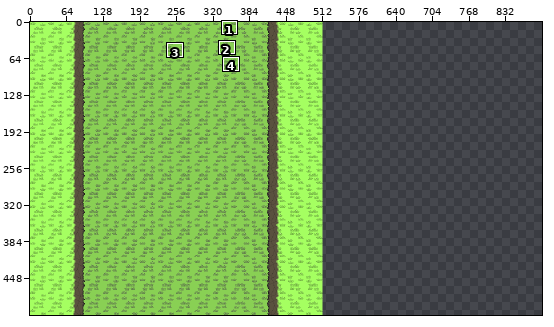
Sprite sheet: cliffgrass.png. The first picture is a wide view before the edit; the outline marks the close-up.
Close-up. Before:
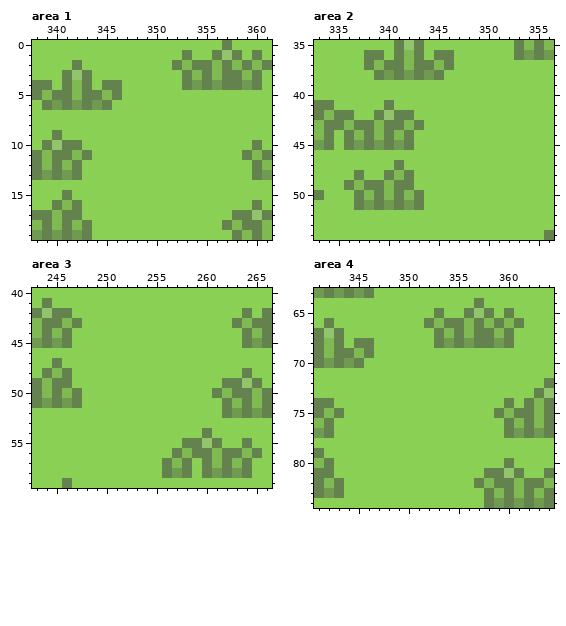
The file is 512x512 pixels. Shown: area 1: x 338..361, y 0..19; area 2: x 333..356, y 35..54; area 3: x 243..266, y 40..59; area 4: x 341..364, y 63..84. The old version is drawn lined up with the new one, on the new canvas. The commit also changed other parts of the picture, which this record leaves out.
New version:
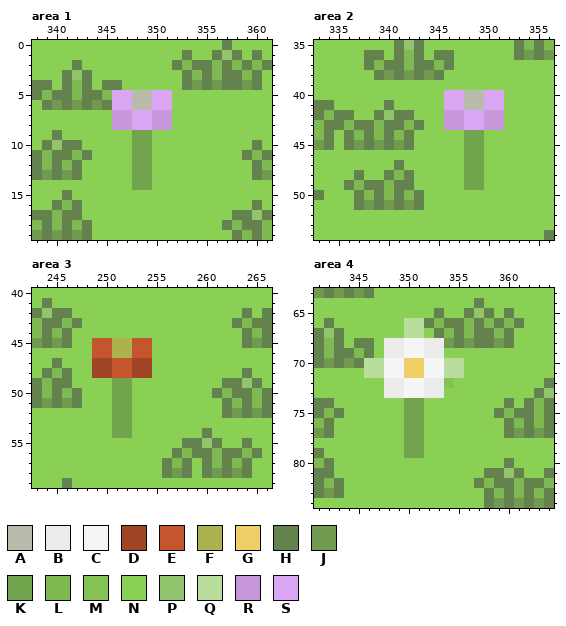
Palette (. is transparent): A #b6bca9  B #ebebeb  C #f5f5f5  D #9f4425  E #c4552d  F #abb24e  G #edcf65  H #64824d  J #709a50  K #72a34d  L #7eba51  M #84c157  N #89d054  P #92c46d  Q #b8dd9c  R #c799dc  S #daa5f3
Change:
{"change": "canvas 512x512 -> 896x512"}
{"where": "area 1"}
{"y":5,"x":346,"old":"HNNNNN","new":"SSAASS"}
{"y":6,"x":346,"old":"NNNNNN","new":"SSAASS"}
{"y":7,"x":346,"old":"NNNNNN","new":"RRSSRR"}
{"y":8,"x":346,"old":"NNNNNN","new":"RRSSRR"}
{"y":9,"x":348,"old":"NN","new":"KK"}
{"y":10,"x":348,"old":"NN","new":"KK"}
{"y":11,"x":348,"old":"NN","new":"KK"}
{"y":12,"x":348,"old":"NN","new":"KK"}
{"y":13,"x":348,"old":"NN","new":"KK"}
{"y":14,"x":348,"old":"NN","new":"KK"}
{"where": "area 2"}
{"y":40,"x":346,"old":"NNNNNN","new":"SSAASS"}
{"y":41,"x":346,"old":"NNNNNN","new":"SSAASS"}
{"y":42,"x":346,"old":"NNNNNN","new":"RRSSRR"}
{"y":43,"x":346,"old":"NNNNNN","new":"RRSSRR"}
{"y":44,"x":348,"old":"NN","new":"KK"}
{"y":45,"x":348,"old":"NN","new":"KK"}
{"y":46,"x":348,"old":"NN","new":"KK"}
{"y":47,"x":348,"old":"NN","new":"KK"}
{"y":48,"x":348,"old":"NN","new":"KK"}
{"y":49,"x":348,"old":"NN","new":"KK"}
{"where": "area 3"}
{"y":45,"x":249,"old":"NNNNNN","new":"EEFFEE"}
{"y":46,"x":249,"old":"NNNNNN","new":"EEFFEE"}
{"y":47,"x":249,"old":"NNNNNN","new":"DDEEDD"}
{"y":48,"x":249,"old":"NNNNNN","new":"DDEEDD"}
{"y":49,"x":251,"old":"NN","new":"KK"}
{"y":50,"x":251,"old":"NN","new":"KK"}
{"y":51,"x":251,"old":"NN","new":"KK"}
{"y":52,"x":251,"old":"NN","new":"KK"}
{"y":53,"x":251,"old":"NN","new":"KK"}
{"y":54,"x":251,"old":"NN","new":"KK"}
{"where": "area 4"}
{"y":66,"x":350,"old":"NN","new":"QQ"}
{"y":67,"x":350,"old":"NN","new":"QQ"}
{"y":68,"x":348,"old":"NNNNNH","new":"BBCCBB"}
{"y":69,"x":348,"old":"NNNNNN","new":"BBCCBB"}
{"y":70,"x":346,"old":"NNNNNNNNNN","new":"QQCCGGCCQQ"}
{"y":71,"x":346,"old":"NNNNNNNNNN","new":"QQCCGGCCQQ"}
{"y":72,"x":348,"old":"NNNNNNN","new":"BBCCBBM"}
{"y":73,"x":348,"old":"NNNNNN","new":"BBCCBB"}
{"y":74,"x":350,"old":"NN","new":"KK"}
{"y":75,"x":350,"old":"NN","new":"KK"}
{"y":76,"x":350,"old":"NN","new":"KK"}
{"y":77,"x":350,"old":"NN","new":"KK"}
{"y":78,"x":350,"old":"NN","new":"KK"}
{"y":79,"x":350,"old":"NN","new":"KK"}
